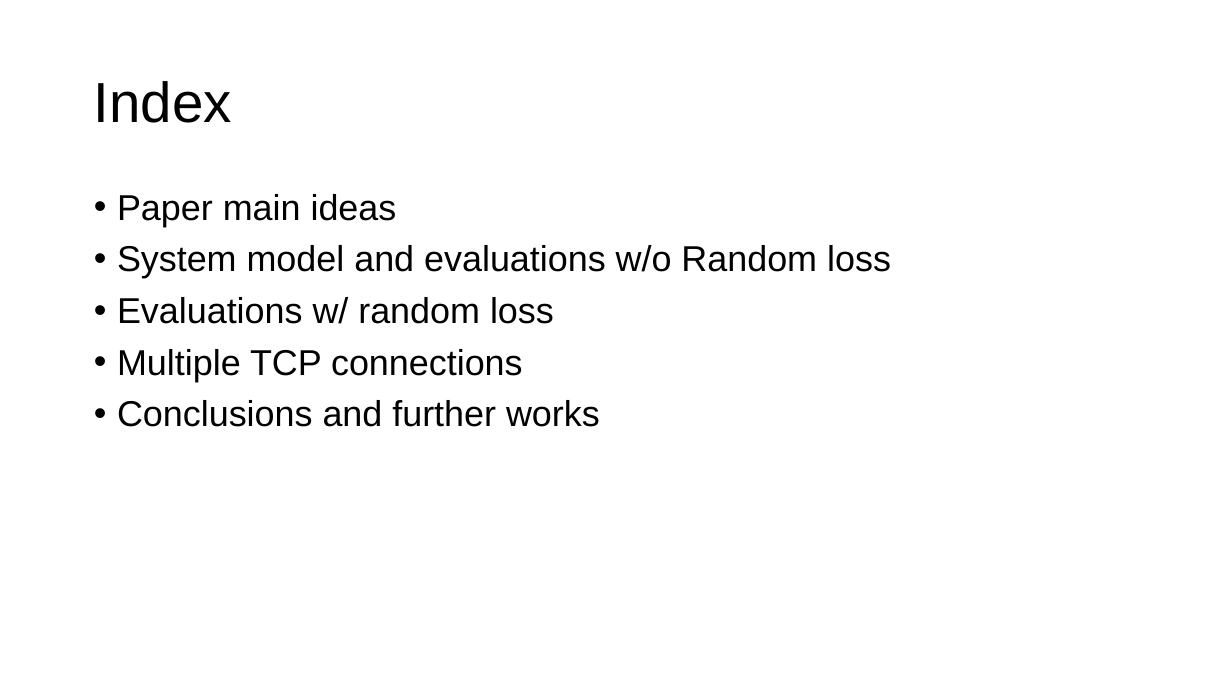
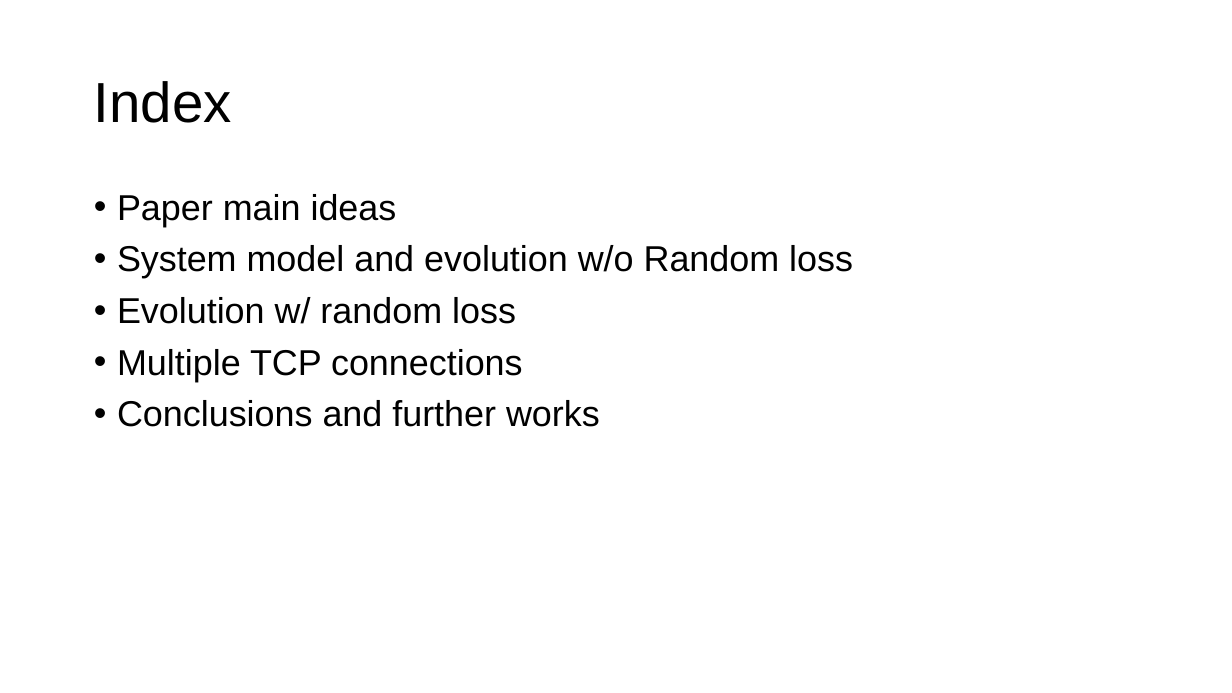
Before and after one commit to SeanXiaoby/ee542_projects, a slide deck: slide 2 of Reading Assignments/02/Reading-02-Boyang Xiao.pptx. Drawn at 1232x693 pixels with LibreOffice and Linux fonts; fonts in the diff are those of the drawing. Boxes give left, top, right and bottom in pixels: in the first picture for what was removed or moved away, otherwise in the second. Text is boxed around its words. In the diff, an @@ line names an element or a change of style, - is before the commit and + after.

```diff
--- a/Reading Assignments/02/Reading-02-Boyang Xiao.pptx
+++ b/Reading Assignments/02/Reading-02-Boyang Xiao.pptx
@@ text at (117,245,853,324): text changed @@
-• System model and evaluations w/o Random loss
-• Evaluations w/ random loss
+• System model and evolution w/o Random loss
+• Evolution w/ random loss
```
Also in this commit, not shown: 7 slides added, 1 slide removed.
